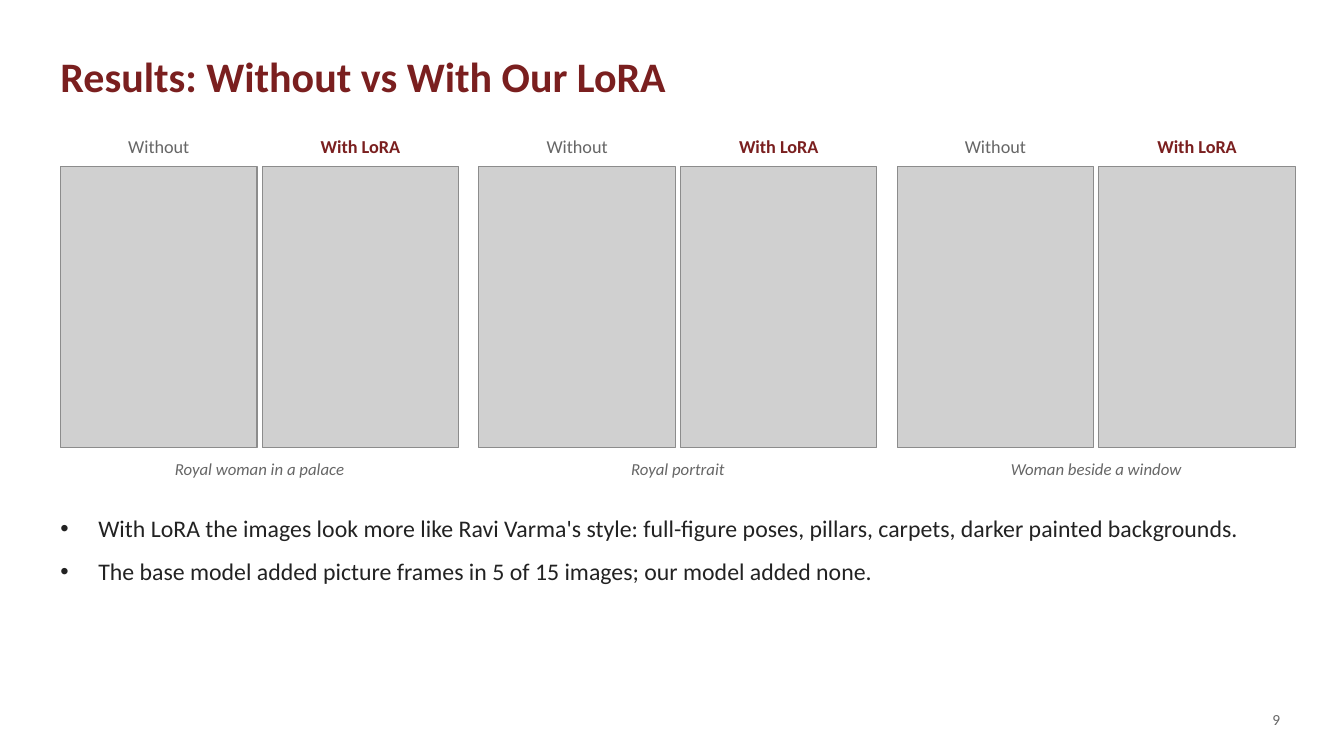
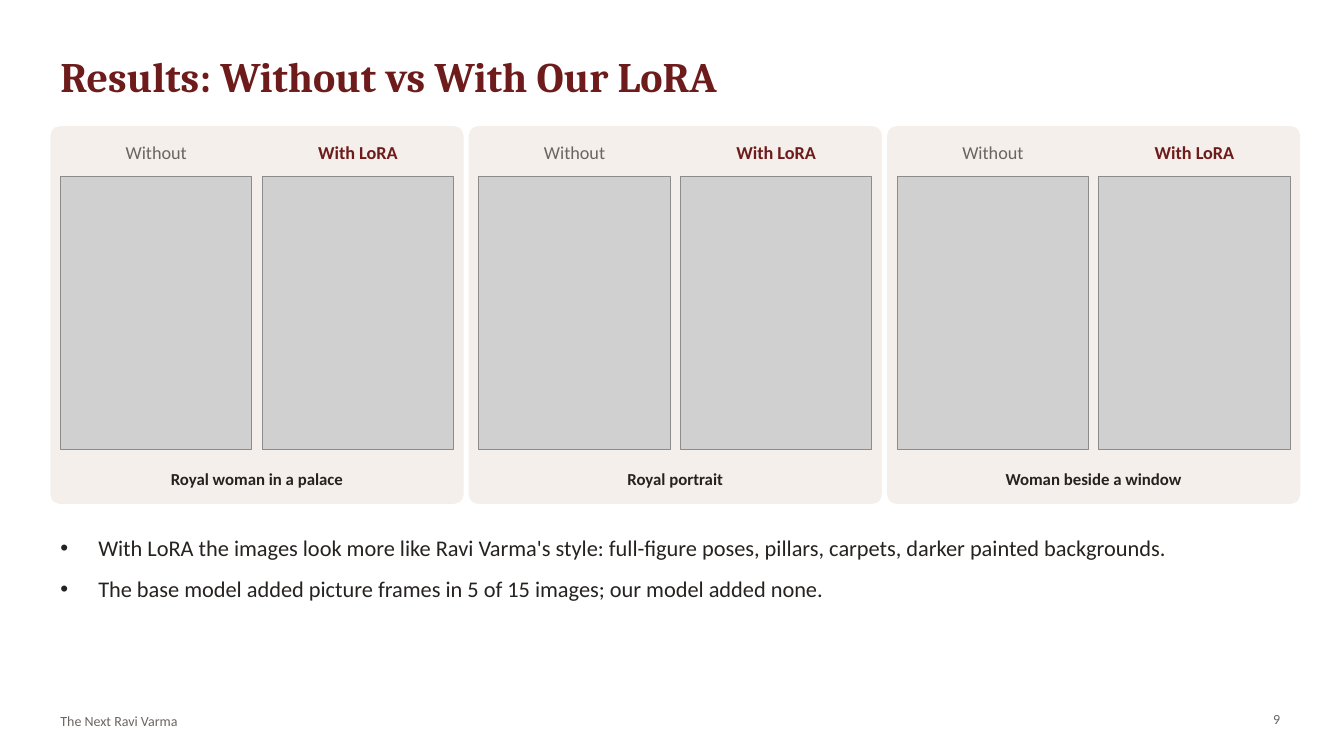
Before and after one commit to f20240684-cmd/the-next-ravi-varma-v2, a slide deck: slide 9 of docs/The_Next_Ravi_Varma_Milestone2_Review.pptx. Drawn at 1344x756 pixels with LibreOffice and Linux fonts; fonts in the diff are those of the drawing; grey boxes stand for pictures. Boxes give left, top, right and bottom in pixels: in the first picture for what was removed or moved away, otherwise in the second. Text is boxed around its words. In the diff, an @@ line names an element or a change of style, - is before the commit and + after.

```diff
--- a/docs/The_Next_Ravi_Varma_Milestone2_Review.pptx
+++ b/docs/The_Next_Ravi_Varma_Milestone2_Review.pptx
@@ title "Results: Without vs With Our ..." at (x1=60, y1=62, x2=717, y2=93): font Calibri to Cambria, text colour #7A1F1F to #6E1B1B @@
@@ rounded rectangle added at (x1=50, y1=126, x2=464, y2=504), fill #F4EFEA @@
@@ text colour #666666 to #6B6560 in 3 elements at (x1=544, y1=146, x2=605, y2=159), (x1=962, y1=146, x2=1023, y2=159), (x1=126, y1=146, x2=187, y2=159) @@
@@ text colour #7A1F1F to #6E1B1B in 3 elements at (x1=736, y1=146, x2=815, y2=159), (x1=1155, y1=146, x2=1234, y2=159), (x1=318, y1=146, x2=397, y2=159) @@
@@ rounded rectangle added at (x1=469, y1=126, x2=882, y2=504), fill #F4EFEA @@
@@ rounded rectangle added at (x1=887, y1=126, x2=1301, y2=504), fill #F4EFEA @@
@@ picture resized from (x1=60, y1=166, x2=257, y2=448) to (x1=60, y1=176, x2=252, y2=450) @@
@@ picture resized from (x1=262, y1=166, x2=459, y2=448) to (x1=262, y1=176, x2=454, y2=450) @@
@@ picture resized from (x1=479, y1=166, x2=676, y2=448) to (x1=479, y1=176, x2=670, y2=450) @@
@@ picture resized from (x1=681, y1=166, x2=877, y2=448) to (x1=681, y1=176, x2=872, y2=450) @@
@@ picture resized from (x1=897, y1=166, x2=1094, y2=448) to (x1=897, y1=176, x2=1089, y2=450) @@
@@ picture resized from (x1=1099, y1=166, x2=1296, y2=448) to (x1=1099, y1=176, x2=1291, y2=450) @@
@@ text "Royal woman in a palace" moved from (x1=175, y1=463, x2=344, y2=478) to (x1=171, y1=473, x2=343, y2=488) @@
@@ text "Royal portrait" moved from (x1=631, y1=463, x2=724, y2=478) to (x1=627, y1=473, x2=723, y2=488) @@
@@ text colour #666666 to #262220, bold on, italic off in 3 elements at (x1=171, y1=473, x2=343, y2=488), (x1=627, y1=473, x2=723, y2=488), (x1=1006, y1=473, x2=1181, y2=485) @@
@@ text "Woman beside a window" moved from (x1=1011, y1=463, x2=1182, y2=475) to (x1=1006, y1=473, x2=1181, y2=485) @@
@@ text "With LoRA the images look ..." moved from (x1=98, y1=520, x2=1237, y2=584) to (x1=98, y1=540, x2=1165, y2=601) @@
@@ text "With LoRA the images look ..." at (x1=98, y1=540, x2=1165, y2=601): size 17 to 16 pt, text colour #222222 to #262220 @@
@@ text added at (x1=60, y1=716, x2=178, y2=726), 10 pt, text #6B6560 @@
+The Next Ravi Varma
```
Also in this commit, not shown: 12 other slides changed, 1 other file.
